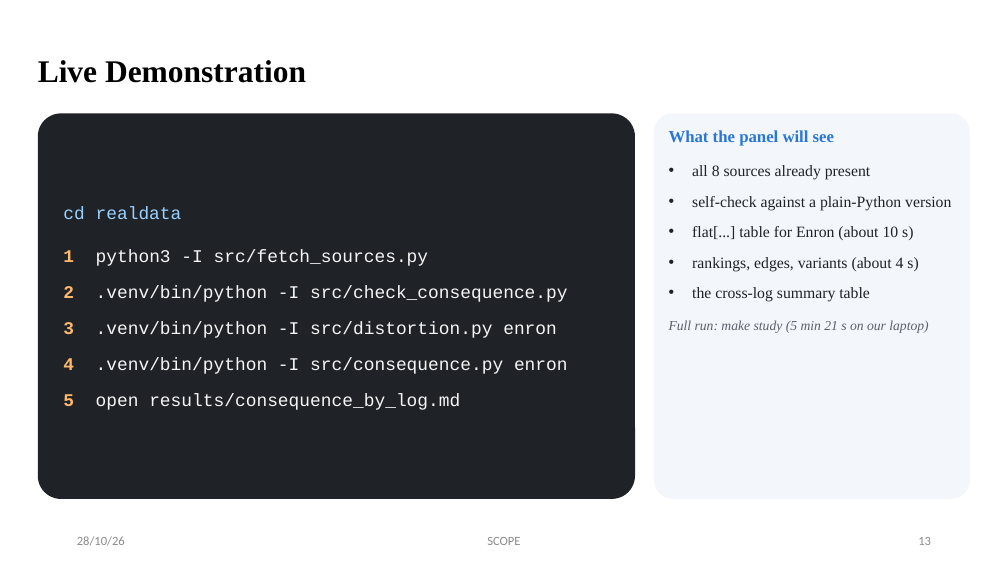
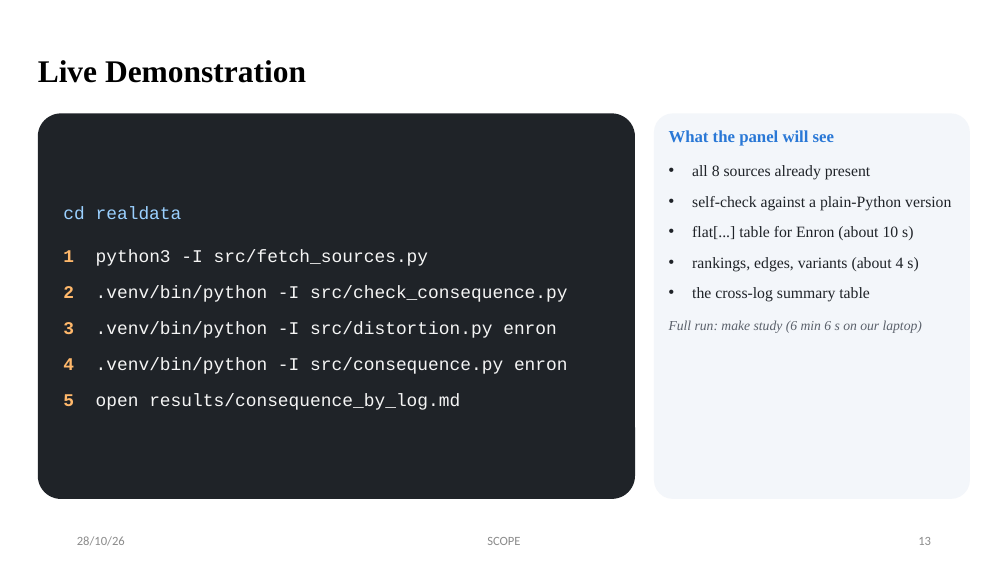
Before and after one commit to ssaakaash/ocel-research, a slide deck: slide 13 of docs/review-3/Team1_Review3_OCEL.pptx. Drawn at 1008x567 pixels with LibreOffice and Linux fonts; fonts in the diff are those of the drawing. Boxes give left, top, right and bottom in pixels: in the first picture for what was removed or moved away, otherwise in the second. Text is boxed around its words. In the diff, an @@ line names an element or a change of style, - is before the commit and + after.

```diff
--- a/docs/review-3/Team1_Review3_OCEL.pptx
+++ b/docs/review-3/Team1_Review3_OCEL.pptx
@@ text in rounded rectangle at [669, 320, 922, 333]: text changed @@
-Full run: make study (5 min 21 s on our laptop)
+Full run: make study (6 min 6 s on our laptop)
```
Also in this commit, not shown: 1 other slide changed, 18 other files.
